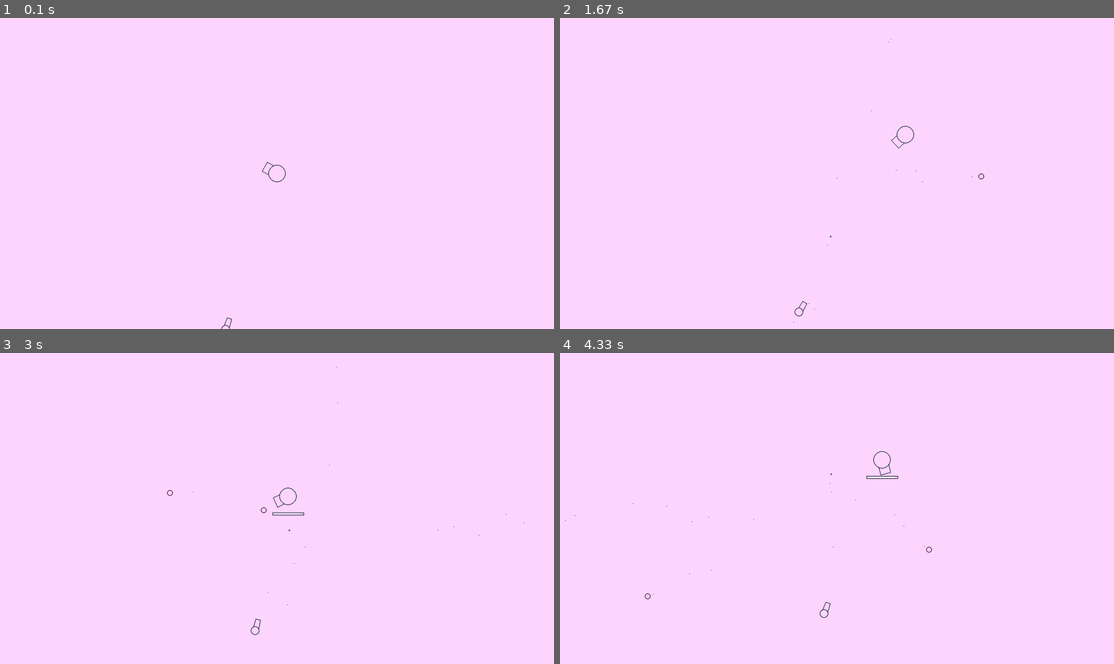
Above: before the commit, frames 1-4 (two rows, left to right).
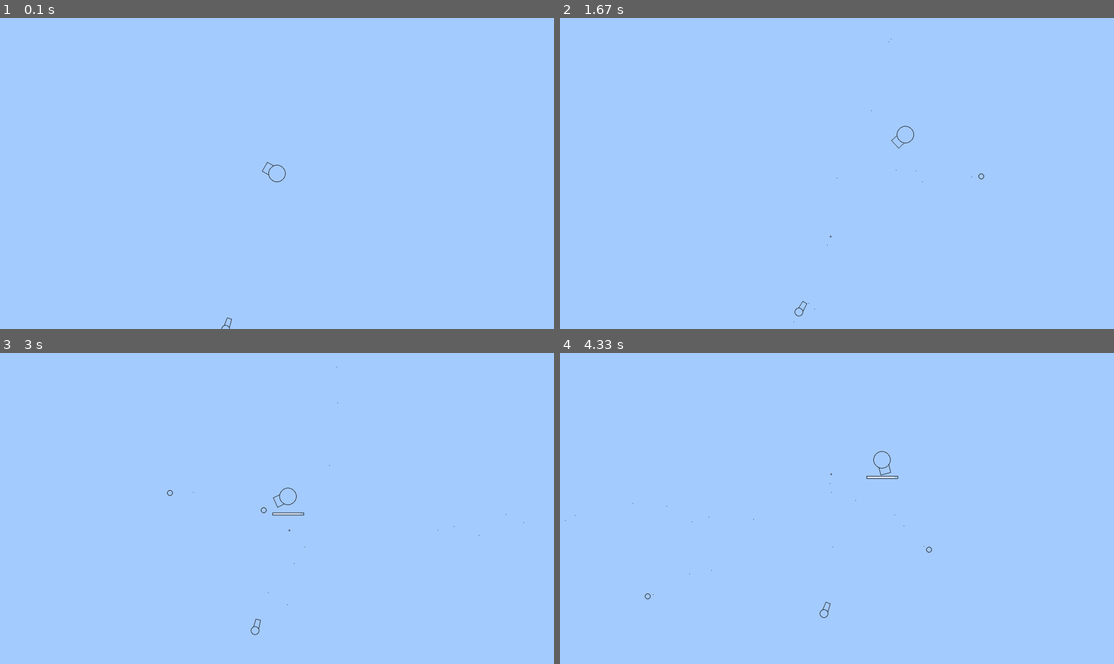
Above: after the commit, the same moments.

Repository: a96lex/pygame-tank-game
Game: pygame game, started from main.py
Same seed, same stepped clock (60 frames per second), same inputs: the game is played once before the commit and once after it.
Inputs (mouse positions are in pixels of both pictures, inside the frame that each line leads up to):
- Up to frame 1 (0.1 s): no input
- Up to frame 2 (1.67 s): hold Right 0.33-0.8 s; move the mouse to (814, 189) at 0.37 s; hold Up 0.83-1.13 s; move the mouse to (1014, 164) at 0.87 s; tap Space at 0.9, 1.23, 1.53 s; hold Right 1.17-1.63 s; move the mouse to (842, 195) at 1.2 s
- Up to frame 3 (3 s): hold Left 1.67-2.2 s; move the mouse to (144, 511) at 1.7 s; tap Space at 1.73, 2.03, 2.3, 2.63 s; hold Down 2.23-2.53 s; move the mouse to (332, 576) at 2.27 s; hold Left 2.57-2.97 s; move the mouse to (105, 583) at 2.6 s
- Up to frame 4 (4.33 s): hold Up 3-3.37 s; move the mouse to (920, 399) at 3.03 s; tap Space at 3.07, 3.47, 3.77, 4.13 s; hold Right 3.4-4.03 s; move the mouse to (1041, 617) at 3.43 s; hold Down from 4.07 s (still down); move the mouse to (903, 536) at 4.1 s

The runs differ from the first frame. In frame 1, 100% of the frame differs, in the area x 0-100%, y 0-100%; in frame 2, 100%; in frame 3, 100%; in frame 4, 100%.

Commit message:
simplofy palette

Diff:
--- a/game/constants.py
+++ b/game/constants.py
@@ -1,9 +1,10 @@
 class Colors:
-    Background = (255, 214, 255)
-    Player = (10, 30, 50)
-    PlayerBullet = (60, 10, 40)
-    EnemyBullet = (10, 40, 60)
-    HealthBar = (255, 255, 255)
+    Background = (166, 205, 255)
+    Player = (37, 43, 44)
+    UI = (255, 240, 240)
+    PlayerBullet = Player
+    EnemyBullet = Player
+    HealthBar = UI
 
 
 SpriteWidth = 2
